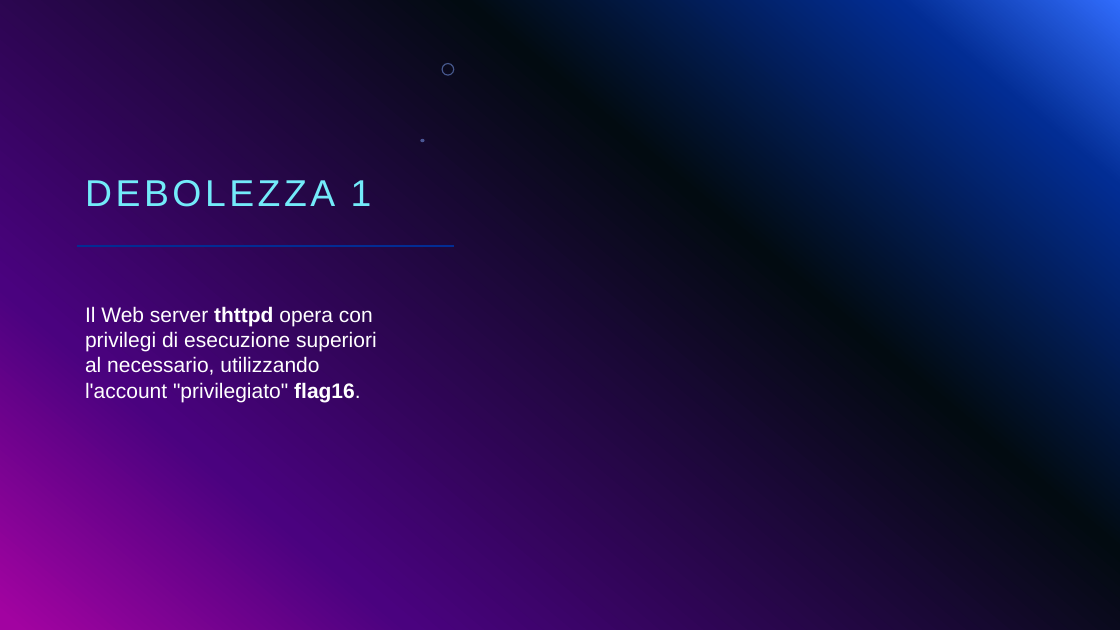
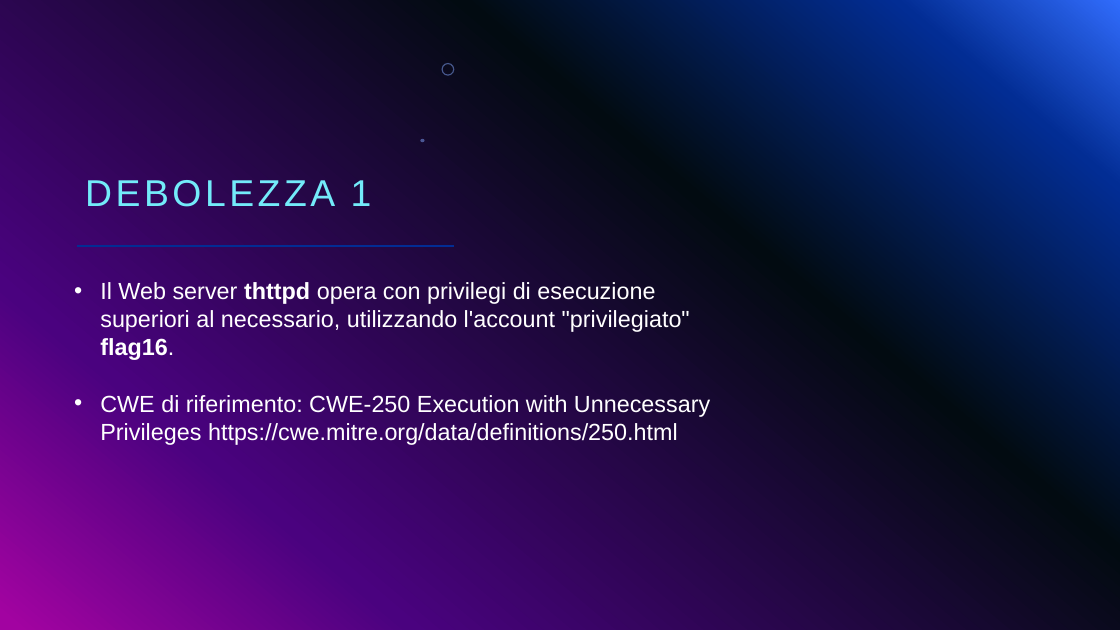
Before and after one commit to giorgiosiniscalchi/Nebula16-ITA, a slide deck: slide 29 of Presentazione Nebula16.pptx. Drawn at 1120x630 pixels with LibreOffice and Linux fonts; fonts in the diff are those of the drawing; background and template pictures are left out. Boxes give left, top, right and bottom in pixels: in the first picture for what was removed or moved away, otherwise in the second. Text is boxed around its words. In the diff, an @@ line names an element or a change of style, - is before the commit and + after.

```diff
--- a/Presentazione Nebula16.pptx
+++ b/Presentazione Nebula16.pptx
@@ text "Il Web server thttpd opera ...": place and size @@
-text "Il Web server thttpd opera ..." at (85,306,376,402)
+text "Il Web server thttpd opera ..." at (100,282,690,360)
@@ text "Il Web server thttpd opera ..." at (100,282,690,360): size 18 to 20 pt; bullet none to • @@
@@ text added at (100,395,710,445), 20 pt, text #FFFFFF @@
+• CWE di riferimento: CWE-250 Execution with Unnecessary Privileges https://cwe.mitre.org/data/definitions/250.html
```
Also in this commit, not shown: 12 other slides changed.
